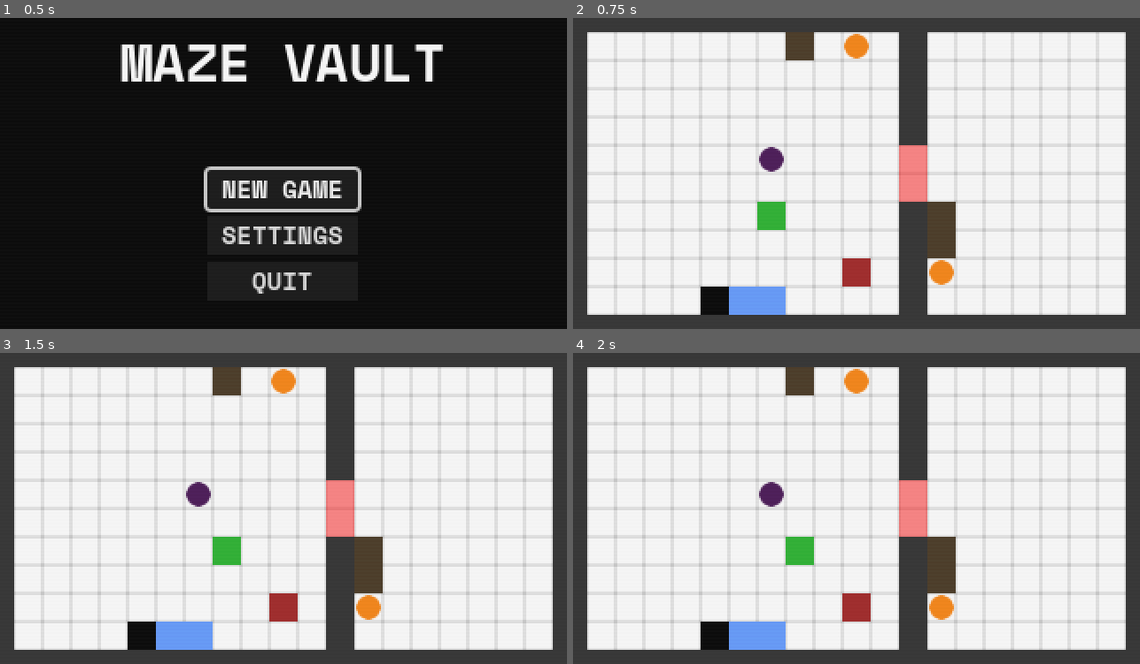
Above: before the commit, frames 1-4 (two rows, left to right).
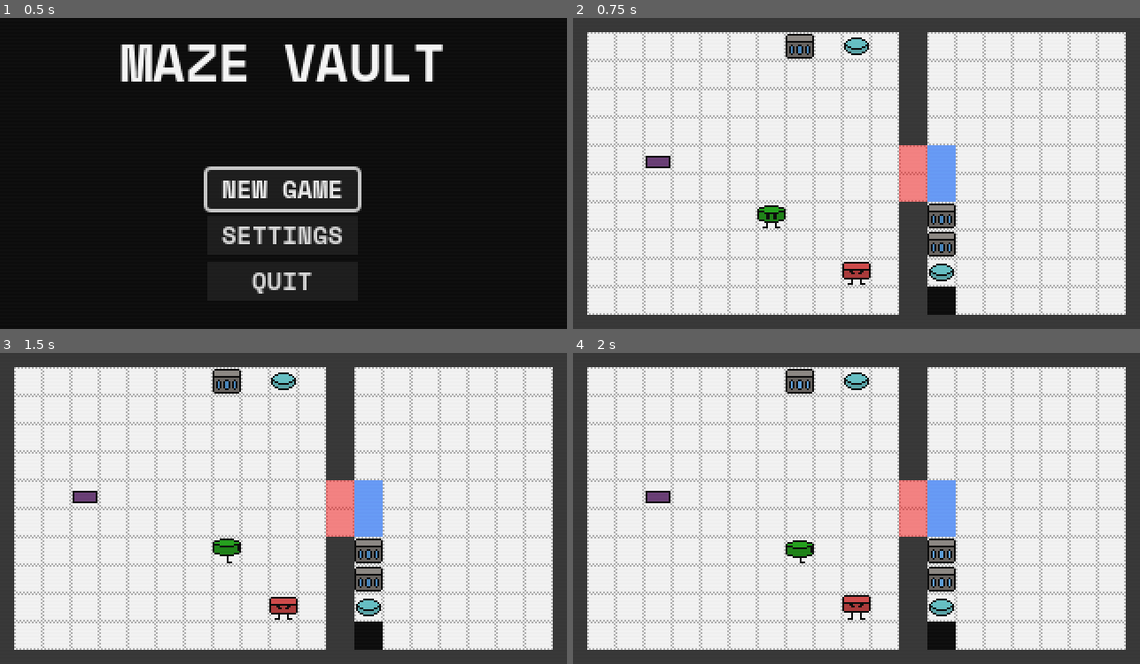
Above: after the commit, the same moments.

Repository: daredakke/maze-vault
Game: Godot game, scene res://scenes/game.tscn
Two runs of this game, one before a commit and one after it. Both use one fixed random seed, a clock stepped at 60 frames per second and the inputs below.
Inputs:
- Up to frame 1 (0.5 s): no input
- Up to frame 2 (0.75 s): click "NEW GAME" at 0.5 s
- Up to frame 3 (1.5 s): tap Enter (ui_accept) at 1.25 s; hold Right (right) from 1.28 s (still down); tap Z (action) at 1.35 s
- Up to frame 4 (2 s): keep holding Right (right); tap Enter (ui_accept) at 1.52 s

Frame 1 is identical in both runs. In frame 2, 15% of the frame differs, in the area x 2-98%, y 4-96%; in frame 3, 15%; in frame 4, 15%.

Commit message:
New sprites, animation for player and robot

Diff:
--- a/scenes/box.tscn
+++ b/scenes/box.tscn
@@ -1,9 +1,47 @@
-[gd_scene load_steps=4 format=3 uid="uid://dop7wr7kmcvdl"]
+[gd_scene load_steps=7 format=3 uid="uid://dop7wr7kmcvdl"]
 
 [ext_resource type="Script" path="res://scripts/box.gd" id="1_2e5mo"]
-[ext_resource type="Texture2D" uid="uid://cvtdjtmyenki0" path="res://assets/square-white-16.png" id="1_eldo2"]
+[ext_resource type="Texture2D" uid="uid://crvk0ou23rpq6" path="res://assets/crate.png" id="2_rvsd7"]
 
 [sub_resource type="RectangleShape2D" id="RectangleShape2D_fydvt"]
+
+[sub_resource type="Animation" id="Animation_2gqbu"]
+resource_name = "flicker"
+length = 0.8
+loop_mode = 1
+tracks/0/type = "value"
+tracks/0/imported = false
+tracks/0/enabled = true
+tracks/0/path = NodePath("Sprite2D:frame")
+tracks/0/interp = 1
+tracks/0/loop_wrap = true
+tracks/0/keys = {
+"times": PackedFloat32Array(0, 0.4),
+"transitions": PackedFloat32Array(1, 1),
+"update": 1,
+"values": [0, 1]
+}
+
+[sub_resource type="Animation" id="Animation_mjiyv"]
+length = 0.001
+tracks/0/type = "value"
+tracks/0/imported = false
+tracks/0/enabled = true
+tracks/0/path = NodePath("Sprite2D:frame")
+tracks/0/interp = 1
+tracks/0/loop_wrap = true
+tracks/0/keys = {
+"times": PackedFloat32Array(0),
+"transitions": PackedFloat32Array(1),
+"update": 1,
+"values": [0]
+}
+
+[sub_resource type="AnimationLibrary" id="AnimationLibrary_o6w6u"]
+_data = {
+"RESET": SubResource("Animation_mjiyv"),
+"flicker": SubResource("Animation_2gqbu")
+}
 
 [node name="Box" type="Area2D" node_paths=PackedStringArray("collision_box") groups=["moveable", "obstacle"]]
 z_index = 15
@@ -11,8 +49,8 @@
 collision_box = NodePath("CollisionShape2D")
 
 [node name="Sprite2D" type="Sprite2D" parent="."]
-modulate = Color(0.27451, 0.211765, 0.129412, 1)
-texture = ExtResource("1_eldo2")
+texture = ExtResource("2_rvsd7")
+hframes = 2
 
 [node name="CollisionShape2D" type="CollisionShape2D" parent="."]
 scale = Vector2(0.8, 0.8)
@@ -21,3 +59,8 @@
 [node name="CollisionRay" type="RayCast2D" parent="."]
 target_position = Vector2(0, 0)
 collide_with_areas = true
+
+[node name="AnimationPlayer" type="AnimationPlayer" parent="."]
+libraries = {
+"": SubResource("AnimationLibrary_o6w6u")
+}
--- a/scenes/floor_button.tscn
+++ b/scenes/floor_button.tscn
@@ -1,15 +1,15 @@
 [gd_scene load_steps=3 format=3 uid="uid://kohl4tehhnkq"]
 
 [ext_resource type="Script" path="res://scripts/floor_button.gd" id="1_3nc85"]
-[ext_resource type="Texture2D" uid="uid://cg2oxqvmwdn5e" path="res://assets/circle-white-14.png" id="1_jotr4"]
+[ext_resource type="Texture2D" uid="uid://b2xwbswq7c203" path="res://assets/button.png" id="2_vougg"]
 
 [node name="FloorButton" type="Node2D"]
 z_index = -1
 script = ExtResource("1_3nc85")
 
 [node name="Sprite2D" type="Sprite2D" parent="."]
-modulate = Color(0.976471, 0.517647, 0.0666667, 1)
-texture = ExtResource("1_jotr4")
+texture = ExtResource("2_vougg")
+hframes = 2
 
 [node name="PressedRay" type="RayCast2D" parent="."]
 target_position = Vector2(0, 0)
--- a/scenes/levels/level_test.tscn
+++ b/scenes/levels/level_test.tscn
@@ -229,6 +229,7 @@
 
 [node name="Robot" parent="Entities" instance=ExtResource("3_8bq0y")]
 position = Vector2(160, 144)
+is_player = null
 
 [node name="Boxes" type="Node2D" parent="."]
 
@@ -245,7 +246,7 @@
 [node name="Interactables" type="Node2D" parent="."]
 
 [node name="Teleporter" parent="Interactables" node_paths=PackedStringArray("buttons") instance=ExtResource("5_trvfg")]
-position = Vector2(112, 80)
+position = Vector2(48, 80)
 buttons = [NodePath("../FloorButton"), NodePath("../FloorButton2")]
 
 [node name="FloorButton" parent="Interactables" instance=ExtResource("5_fvb3e")]
@@ -263,12 +264,12 @@
 position = Vector2(192, 96)
 
 [node name="Void" parent="Floor" instance=ExtResource("5_hcod0")]
-position = Vector2(96, 160)
+position = Vector2(208, 80)
 is_one_step_tile = true
 
 [node name="Void2" parent="Floor" instance=ExtResource("5_hcod0")]
-position = Vector2(112, 160)
+position = Vector2(208, 96)
 is_one_step_tile = true
 
 [node name="Void3" parent="Floor" instance=ExtResource("5_hcod0")]
-position = Vector2(80, 160)
+position = Vector2(208, 160)
--- a/scenes/levels/level_test_2.tscn
+++ b/scenes/levels/level_test_2.tscn
@@ -171,11 +171,12 @@
 
 [node name="Robot" parent="Entities" instance=ExtResource("3_3ipq1")]
 position = Vector2(240, 32)
+is_player = null
 
 [node name="Boxes" type="Node2D" parent="."]
 
 [node name="Box3" parent="Boxes" instance=ExtResource("4_3mq48")]
-position = Vector2(128, 48)
+position = Vector2(64, 48)
 
 [node name="Box6" parent="Boxes" instance=ExtResource("4_3mq48")]
 position = Vector2(112, 64)
--- a/scenes/player.tscn
+++ b/scenes/player.tscn
@@ -1,9 +1,101 @@
-[gd_scene load_steps=4 format=3 uid="uid://ciaf6xdrrx2v4"]
+[gd_scene load_steps=10 format=3 uid="uid://ciaf6xdrrx2v4"]
 
 [ext_resource type="Script" path="res://scripts/player.gd" id="1_sidmr"]
-[ext_resource type="Texture2D" uid="uid://cvtdjtmyenki0" path="res://assets/square-white-16.png" id="2_e53mk"]
+[ext_resource type="Texture2D" uid="uid://bcxlmlqwi42nt" path="res://assets/maze-pc.png" id="2_53ujq"]
 
 [sub_resource type="RectangleShape2D" id="RectangleShape2D_wp5ws"]
+
+[sub_resource type="Animation" id="Animation_uet7n"]
+resource_name = "down"
+length = 0.8
+loop_mode = 1
+tracks/0/type = "value"
+tracks/0/imported = false
+tracks/0/enabled = true
+tracks/0/path = NodePath("Sprite2D:frame")
+tracks/0/interp = 1
+tracks/0/loop_wrap = true
+tracks/0/keys = {
+"times": PackedFloat32Array(0, 0.4),
+"transitions": PackedFloat32Array(1, 1),
+"update": 1,
+"values": [0, 1]
+}
+
+[sub_resource type="Animation" id="Animation_0o1f0"]
+resource_name = "up"
+length = 0.8
+loop_mode = 1
+tracks/0/type = "value"
+tracks/0/imported = false
+tracks/0/enabled = true
+tracks/0/path = NodePath("Sprite2D:frame")
+tracks/0/interp = 1
+tracks/0/loop_wrap = true
+tracks/0/keys = {
+"times": PackedFloat32Array(0, 0.4),
+"transitions": PackedFloat32Array(1, 1),
+"update": 1,
+"values": [6, 7]
+}
+
+[sub_resource type="Animation" id="Animation_utmwm"]
+resource_name = "left"
+length = 0.8
+loop_mode = 1
+tracks/0/type = "value"
+tracks/0/imported = false
+tracks/0/enabled = true
+tracks/0/path = NodePath("Sprite2D:frame")
+tracks/0/interp = 1
+tracks/0/loop_wrap = true
+tracks/0/keys = {
+"times": PackedFloat32Array(0, 0.4),
+"transitions": PackedFloat32Array(1, 1),
+"update": 1,
+"values": [4, 5]
+}
+
+[sub_resource type="Animation" id="Animation_udlkk"]
+resource_name = "right"
+length = 0.8
+loop_mode = 1
+tracks/0/type = "value"
+tracks/0/imported = false
+tracks/0/enabled = true
+tracks/0/path = NodePath("Sprite2D:frame")
+tracks/0/interp = 1
+tracks/0/loop_wrap = true
+tracks/0/keys = {
+"times": PackedFloat32Array(0, 0.4),
+"transitions": PackedFloat32Array(1, 1),
+"update": 1,
+"values": [2, 3]
+}
+
+[sub_resource type="Animation" id="Animation_hpral"]
+length = 0.001
+tracks/0/type = "value"
+tracks/0/imported = false
+tracks/0/enabled = true
+tracks/0/path = NodePath("Sprite2D:frame")
+tracks/0/interp = 1
+tracks/0/loop_wrap = true
+tracks/0/keys = {
+"times": PackedFloat32Array(0),
+"transitions": PackedFloat32Array(1),
+"update": 1,
+"values": [0]
+}
+
+[sub_resource type="AnimationLibrary" id="AnimationLibrary_s4to2"]
+_data = {
+"RESET": SubResource("Animation_hpral"),
+"down": SubResource("Animation_uet7n"),
+"left": SubResource("Animation_utmwm"),
+"right": SubResource("Animation_udlkk"),
+"up": SubResource("Animation_0o1f0")
+}
 
 [node name="Player" type="Area2D" node_paths=PackedStringArray("collision_box", "collision_ray") groups=["player"]]
 z_index = 10
@@ -14,7 +106,8 @@
 
 [node name="Sprite2D" type="Sprite2D" parent="."]
 modulate = Color(0.160784, 0.701961, 0.180392, 1)
-texture = ExtResource("2_e53mk")
+texture = ExtResource("2_53ujq")
+hframes = 8
 
 [node name="CollisionShape2D" type="CollisionShape2D" parent="."]
 scale = Vector2(0.8, 0.8)
@@ -38,4 +131,13 @@
 wait_time = 0.1
 one_shot = true
 
+[node name="Cooldown" type="Timer" parent="."]
+wait_time = 0.2
+one_shot = true
+
+[node name="AnimationPlayer" type="AnimationPlayer" parent="."]
+libraries = {
+"": SubResource("AnimationLibrary_s4to2")
+}
+
 [connection signal="timeout" from="ProjectileReset" to="." method="_reset_projectile"]
--- a/scenes/robot.tscn
+++ b/scenes/robot.tscn
@@ -1,20 +1,185 @@
-[gd_scene load_steps=4 format=3 uid="uid://c2uip3188o5lx"]
+[gd_scene load_steps=14 format=3 uid="uid://c2uip3188o5lx"]
 
 [ext_resource type="Script" path="res://scripts/robot.gd" id="1_27bsu"]
-[ext_resource type="Texture2D" uid="uid://cvtdjtmyenki0" path="res://assets/square-white-16.png" id="2_8mobu"]
+[ext_resource type="Texture2D" uid="uid://bco1l6sjdlesf" path="res://assets/maze-robot.png" id="2_ljabe"]
 
 [sub_resource type="RectangleShape2D" id="RectangleShape2D_dixpw"]
+
+[sub_resource type="Animation" id="Animation_78vkk"]
+length = 0.001
+tracks/0/type = "value"
+tracks/0/imported = false
+tracks/0/enabled = true
+tracks/0/path = NodePath("Sprite2D:frame")
+tracks/0/interp = 1
+tracks/0/loop_wrap = true
+tracks/0/keys = {
+"times": PackedFloat32Array(0),
+"transitions": PackedFloat32Array(1),
+"update": 1,
+"values": [0]
+}
+
+[sub_resource type="Animation" id="Animation_mitqt"]
+resource_name = "down_1"
+length = 0.8
+loop_mode = 1
+tracks/0/type = "value"
+tracks/0/imported = false
+tracks/0/enabled = true
+tracks/0/path = NodePath("Sprite2D:frame")
+tracks/0/interp = 1
+tracks/0/loop_wrap = true
+tracks/0/keys = {
+"times": PackedFloat32Array(0, 0.4),
+"transitions": PackedFloat32Array(1, 1),
+"update": 1,
+"values": [0, 1]
+}
+
+[sub_resource type="Animation" id="Animation_7cb1o"]
+resource_name = "left_1"
+length = 0.8
+loop_mode = 1
+tracks/0/type = "value"
+tracks/0/imported = false
+tracks/0/enabled = true
+tracks/0/path = NodePath("Sprite2D:frame")
+tracks/0/interp = 1
+tracks/0/loop_wrap = true
+tracks/0/keys = {
+"times": PackedFloat32Array(0, 0.4),
+"transitions": PackedFloat32Array(1, 1),
+"update": 1,
+"values": [4, 5]
+}
+
+[sub_resource type="Animation" id="Animation_bihma"]
+resource_name = "right_1"
+length = 0.8
+loop_mode = 1
+tracks/0/type = "value"
+tracks/0/imported = false
+tracks/0/enabled = true
+tracks/0/path = NodePath("Sprite2D:frame")
+tracks/0/interp = 1
+tracks/0/loop_wrap = true
+tracks/0/keys = {
+"times": PackedFloat32Array(0, 0.4),
+"transitions": PackedFloat32Array(1, 1),
+"update": 1,
+"values": [2, 3]
+}
+
+[sub_resource type="Animation" id="Animation_mbdmc"]
+resource_name = "up_1"
+length = 0.8
+loop_mode = 1
+tracks/0/type = "value"
+tracks/0/imported = false
+tracks/0/enabled = true
+tracks/0/path = NodePath("Sprite2D:frame")
+tracks/0/interp = 1
+tracks/0/loop_wrap = true
+tracks/0/keys = {
+"times": PackedFloat32Array(0, 0.4),
+"transitions": PackedFloat32Array(1, 1),
+"update": 1,
+"values": [6, 7]
+}
+
+[sub_resource type="Animation" id="Animation_60aoa"]
+resource_name = "down_2"
+length = 0.8
+loop_mode = 1
+tracks/0/type = "value"
+tracks/0/imported = false
+tracks/0/enabled = true
+tracks/0/path = NodePath("Sprite2D:frame")
+tracks/0/interp = 1
+tracks/0/loop_wrap = true
+tracks/0/keys = {
+"times": PackedFloat32Array(0, 0.4),
+"transitions": PackedFloat32Array(1, 1),
+"update": 1,
+"values": [8, 9]
+}
+
+[sub_resource type="Animation" id="Animation_40kvb"]
+resource_name = "right_2"
+length = 0.8
+loop_mode = 1
+tracks/0/type = "value"
+tracks/0/imported = false
+tracks/0/enabled = true
+tracks/0/path = NodePath("Sprite2D:frame")
+tracks/0/interp = 1
+tracks/0/loop_wrap = true
+tracks/0/keys = {
+"times": PackedFloat32Array(0, 0.4),
+"transitions": PackedFloat32Array(1, 1),
+"update": 1,
+"values": [10, 11]
+}
+
+[sub_resource type="Animation" id="Animation_o37yy"]
+resource_name = "left_2"
+length = 0.8
+loop_mode = 1
+tracks/0/type = "value"
+tracks/0/imported = false
+tracks/0/enabled = true
+tracks/0/path = NodePath("Sprite2D:frame")
+tracks/0/interp = 1
+tracks/0/loop_wrap = true
+tracks/0/keys = {
+"times": PackedFloat32Array(0, 0.4),
+"transitions": PackedFloat32Array(1, 1),
+"update": 1,
+"values": [12, 13]
+}
+
+[sub_resource type="Animation" id="Animation_gccjp"]
+resource_name = "up_2"
+length = 0.8
+loop_mode = 1
+tracks/0/type = "value"
+tracks/0/imported = false
+tracks/0/enabled = true
+tracks/0/path = NodePath("Sprite2D:frame")
+tracks/0/interp = 1
+tracks/0/loop_wrap = true
+tracks/0/keys = {
+"times": PackedFloat32Array(0, 0.4),
+"transitions": PackedFloat32Array(1, 1),
+"update": 1,
+"values": [14, 15]
+}
+
+[sub_resource type="AnimationLibrary" id="AnimationLibrary_f5y2l"]
+_data = {
+"RESET": SubResource("Animation_78vkk"),
+"down_1": SubResource("Animation_mitqt"),
+"down_2": SubResource("Animation_60aoa"),
+"left_1": SubResource("Animation_7cb1o"),
+"left_2": SubResource("Animation_o37yy"),
+"right_1": SubResource("Animation_bihma"),
+"right_2": SubResource("Animation_40kvb"),
+"up_1": SubResource("Animation_mbdmc"),
+"up_2": SubResource("Animation_gccjp")
+}
 
 [node name="Robot" type="Area2D" node_paths=PackedStringArray("player_ray", "collision_box", "collision_ray")]
 z_index = 20
 script = ExtResource("1_27bsu")
 player_ray = NodePath("PlayerRay")
+is_player = null
 collision_box = NodePath("CollisionShape2D")
 collision_ray = NodePath("CollisionRay")
 
 [node name="Sprite2D" type="Sprite2D" parent="."]
-modulate = Color(0.631373, 0.141176, 0.141176, 1)
-texture = ExtResource("2_8mobu")
+texture = ExtResource("2_ljabe")
+hframes = 16
 
 [node name="CollisionShape2D" type="CollisionShape2D" parent="."]
 scale = Vector2(0.8, 0.8)
@@ -31,3 +196,8 @@
 [node name="SearchDelay" type="Timer" parent="."]
 wait_time = 0.02
 one_shot = true
+
+[node name="AnimationPlayer" type="AnimationPlayer" parent="."]
+libraries = {
+"": SubResource("AnimationLibrary_f5y2l")
+}
--- a/scenes/teleporter.tscn
+++ b/scenes/teleporter.tscn
@@ -1,14 +1,53 @@
-[gd_scene load_steps=3 format=3 uid="uid://ddx07vxha00k4"]
+[gd_scene load_steps=6 format=3 uid="uid://ddx07vxha00k4"]
 
-[ext_resource type="Texture2D" uid="uid://cg2oxqvmwdn5e" path="res://assets/circle-white-14.png" id="1_e6gy1"]
 [ext_resource type="Script" path="res://scripts/teleporter.gd" id="1_q4l80"]
+[ext_resource type="Texture2D" uid="uid://cumuadcs413uv" path="res://assets/teleporter.png" id="2_hj8hn"]
+
+[sub_resource type="Animation" id="Animation_mvfko"]
+resource_name = "active"
+length = 0.8
+loop_mode = 1
+tracks/0/type = "value"
+tracks/0/imported = false
+tracks/0/enabled = true
+tracks/0/path = NodePath("Sprite2D:frame")
+tracks/0/interp = 1
+tracks/0/loop_wrap = true
+tracks/0/keys = {
+"times": PackedFloat32Array(0, 0.2, 0.4, 0.6),
+"transitions": PackedFloat32Array(1, 1, 1, 1),
+"update": 1,
+"values": [1, 2, 3, 4]
+}
+
+[sub_resource type="Animation" id="Animation_gignn"]
+length = 0.001
+tracks/0/type = "value"
+tracks/0/imported = false
+tracks/0/enabled = true
+tracks/0/path = NodePath("Sprite2D:frame")
+tracks/0/interp = 1
+tracks/0/loop_wrap = true
+tracks/0/keys = {
+"times": PackedFloat32Array(0),
+"transitions": PackedFloat32Array(1),
+"update": 1,
+"values": [1]
+}
+
+[sub_resource type="AnimationLibrary" id="AnimationLibrary_pjkfa"]
+_data = {
+"RESET": SubResource("Animation_gignn"),
+"active": SubResource("Animation_mvfko")
+}
 
 [node name="Teleporter" type="Node2D"]
 script = ExtResource("1_q4l80")
 
 [node name="Sprite2D" type="Sprite2D" parent="."]
-modulate = Color(0.317647, 0.0784314, 0.329412, 1)
-texture = ExtResource("1_e6gy1")
+texture = ExtResource("2_hj8hn")
+hframes = 5
+frame = 1
 
 [node name="StoodOnRay" type="RayCast2D" parent="."]
 target_position = Vector2(0, 0)
@@ -19,4 +58,9 @@
 wait_time = 0.05
 autostart = true
 
+[node name="AnimationPlayer" type="AnimationPlayer" parent="."]
+libraries = {
+"": SubResource("AnimationLibrary_pjkfa")
+}
+
 [connection signal="timeout" from="CheckIfOpenDelay" to="." method="_check_if_open_delay_timeout"]
--- a/scripts/box.gd
+++ b/scripts/box.gd
@@ -9,10 +9,12 @@
 var _starting_position: Vector2
 
 @onready var collision_ray: RayCast2D = $CollisionRay
+@onready var animation_player: AnimationPlayer = $AnimationPlayer
 
 
 func _ready() -> void:
 	EventBus.level_reset.connect(reset)
+	animation_player.play("flicker")
 
 	_starting_position = global_position
 
--- a/scripts/entity.gd
+++ b/scripts/entity.gd
@@ -20,7 +20,7 @@
 var _is_active: bool = true
 var _starting_position: Vector2
 var _can_move_boxes: bool = true
-var _last_direction := Vector2.RIGHT
+var _last_direction := Vector2.DOWN
 
 
 func _ready() -> void:
@@ -77,3 +77,16 @@
 	if collider.is_in_group("player"):
 		collider.destroy()
 		EventBus.level_reset.emit()
+
+
+func _get_dir_name(dir: Vector2) -> String:
+	if dir == Vector2.UP:
+		return "up"
+	elif dir == Vector2.RIGHT:
+		return "right"
+	elif dir == Vector2.LEFT:
+		return "left"
+	elif dir == Vector2.DOWN:
+		return "down"
+	else:
+		return ""
--- a/scripts/floor_button.gd
+++ b/scripts/floor_button.gd
@@ -2,12 +2,20 @@
 extends Node2D
 
 
-var is_pressed: bool = false
+var is_pressed: bool = false:
+	set(value):
+		is_pressed = value
+
+		if is_pressed:
+			sprite.frame = 1
+		else:
+			sprite.frame = 0
 
 var _wait_time: int = 6
 var _wait_count: int = 0
 var _delay_check: bool = false
 
+@onready var sprite: Sprite2D = $Sprite2D
 @onready var pressed_ray: RayCast2D = $PressedRay
 
 
--- a/scripts/player.gd
+++ b/scripts/player.gd
@@ -2,16 +2,19 @@
 extends Entity
 
 
-var _robot_possessed: Robot
+var _robot_possessed
 
 @onready var shoot_ray: RayCast2D = $ShootRay
 @onready var projectile: Line2D = $Projectile
 @onready var projectile_reset: Timer = $ProjectileReset
+@onready var cooldown: Timer = $Cooldown
+@onready var animation_player: AnimationPlayer = $AnimationPlayer
 
 
 func _ready() -> void:
 	super._ready()
 
+	animation_player.play("down")
 	projectile.set_point_position(0, Vector2.ZERO)
 	projectile.set_point_position(1, Vector2.ZERO)
 
@@ -19,13 +22,26 @@
 func _process(_delta: float) -> void:
 	super._process(_delta)
 
-	if Input.is_action_just_pressed("action"):
+	for dir in directions.keys():
+		if Input.is_action_just_pressed(dir):
+			animation_player.play(dir)
+
+	if Input.is_action_just_pressed("action") and cooldown.is_stopped():
 		_fire_ray()
+
+
+func reset() -> void:
+	super.reset()
+	animation_player.play("down")
+	_robot_possessed = null
 
 
 func _fire_ray() -> void:
 	if _robot_possessed:
+		_robot_possessed.animation_player.play("down_1")
 		_robot_possessed.release_control()
+		_robot_possessed = null
+		return
 
 	shoot_ray.target_position = _last_direction * (GRID_SIZE * 20)
 	shoot_ray.force_raycast_update()
@@ -34,11 +50,13 @@
 	var pos = collider.global_position - global_position
 
 	projectile.set_point_position(1, pos)
+	cooldown.start()
 	projectile_reset.start()
 
 	if collider is Robot:
 		collider.take_control()
 		_robot_possessed = collider
+		_robot_possessed.animation_player.play("down_2")
 
 
 func _reset_projectile() -> void:
--- a/scripts/robot.gd
+++ b/scripts/robot.gd
@@ -4,17 +4,28 @@
 
 @export var player_ray: RayCast2D
 
-var is_controlled: bool = false
+var is_controlled: bool = false:
+	set(value):
+		is_controlled = value
+
+		if is_controlled:
+			_anim_type = 2
+		else:
+			_anim_type = 1
 
 var _collider = null
 var _moving_to_target: bool = false
 var _last_player_direction: Vector2
+var _anim_type: int = 1
 
 @onready var search_delay: Timer = $SearchDelay
+@onready var animation_player: AnimationPlayer = $AnimationPlayer
 
 
 func _ready() -> void:
 	super._ready()
+
+	animation_player.play("down_1")
 	collision_with_obstacle.connect(_end_search)
 	EventBus.player_moved.connect(_delay_search)
 	search_delay.timeout.connect(_look_for_player)
@@ -23,11 +34,16 @@
 func _process(_delta: float) -> void:
 	if is_controlled:
 		super._process(_delta)
-		return
+
+		for dir in directions.keys():
+			if Input.is_action_just_pressed(dir):
+				animation_player.play(dir + "_2")
 
 
 func reset() -> void:
 	super.reset()
+
+	animation_player.play("down_1")
 	search_delay.stop()
 	_can_move_boxes = true
 	is_controlled = false
@@ -62,6 +78,9 @@
 
 	if _moving_to_target:
 		_move(_last_player_direction)
+		var dir_name := _get_dir_name(_last_player_direction)
+
+		animation_player.play(dir_name + "_1")
 		return
 
 	for dir in directions:
@@ -76,6 +95,7 @@
 		if _collider and _collider.is_in_group("player"):
 			_last_player_direction = directions[dir]
 			_move(_last_player_direction)
+			animation_player.play(dir + "_1")
 			_moving_to_target = true
 			_can_move_boxes = false
 			return
--- a/scripts/teleporter.gd
+++ b/scripts/teleporter.gd
@@ -10,9 +10,11 @@
 var _wait_count: int = 0
 var _delay_check: bool = false
 
-@onready var sprite_2d: Sprite2D = $Sprite2D
+@onready var sprite: Sprite2D = $Sprite2D
 @onready var stood_on_ray: RayCast2D = $StoodOnRay
 @onready var check_if_open_delay: Timer = $CheckIfOpenDelay
+@onready var animation_player: AnimationPlayer = $AnimationPlayer
+
 
 
 func _ready() -> void:
@@ -35,6 +37,8 @@
 func reset() -> void:
 	_button_pressed_count = 0
 	_is_open = false
+	animation_player.stop()
+	sprite.frame = 0
 	_check_if_open_delay_timeout()
 
 
@@ -49,11 +53,12 @@
 			_button_pressed_count += 1
 
 	if _button_pressed_count == buttons.size():
-		sprite_2d.modulate = Color.from_hsv(0.8, 0.76, 0.80, 1.0)
 		_is_open = true
+		animation_player.play("active")
 	else:
-		sprite_2d.modulate = Color.from_hsv(0.8, 0.76, 0.33, 1.0)
 		_is_open = false
+		animation_player.stop()
+		sprite.frame = 0
 
 	_button_pressed_count = 0
 
Binary file added: assets/button.png
Not shown, added: assets/button.png.import
Binary file added: assets/crate.png
Not shown, added: assets/crate.png.import
Binary file added: assets/maze-pc.png
Not shown, added: assets/maze-pc.png.import
Binary file added: assets/maze-robot.png
Not shown, added: assets/maze-robot.png.import
Binary file added: assets/teleporter.png
Not shown, added: assets/teleporter.png.import
Binary file changed: assets/tiled-grid.png
